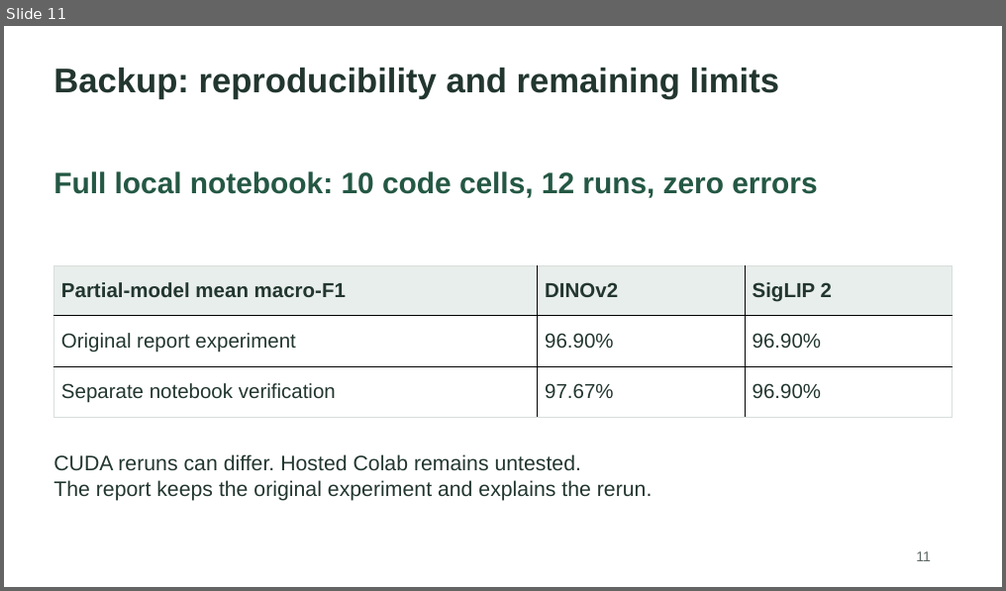
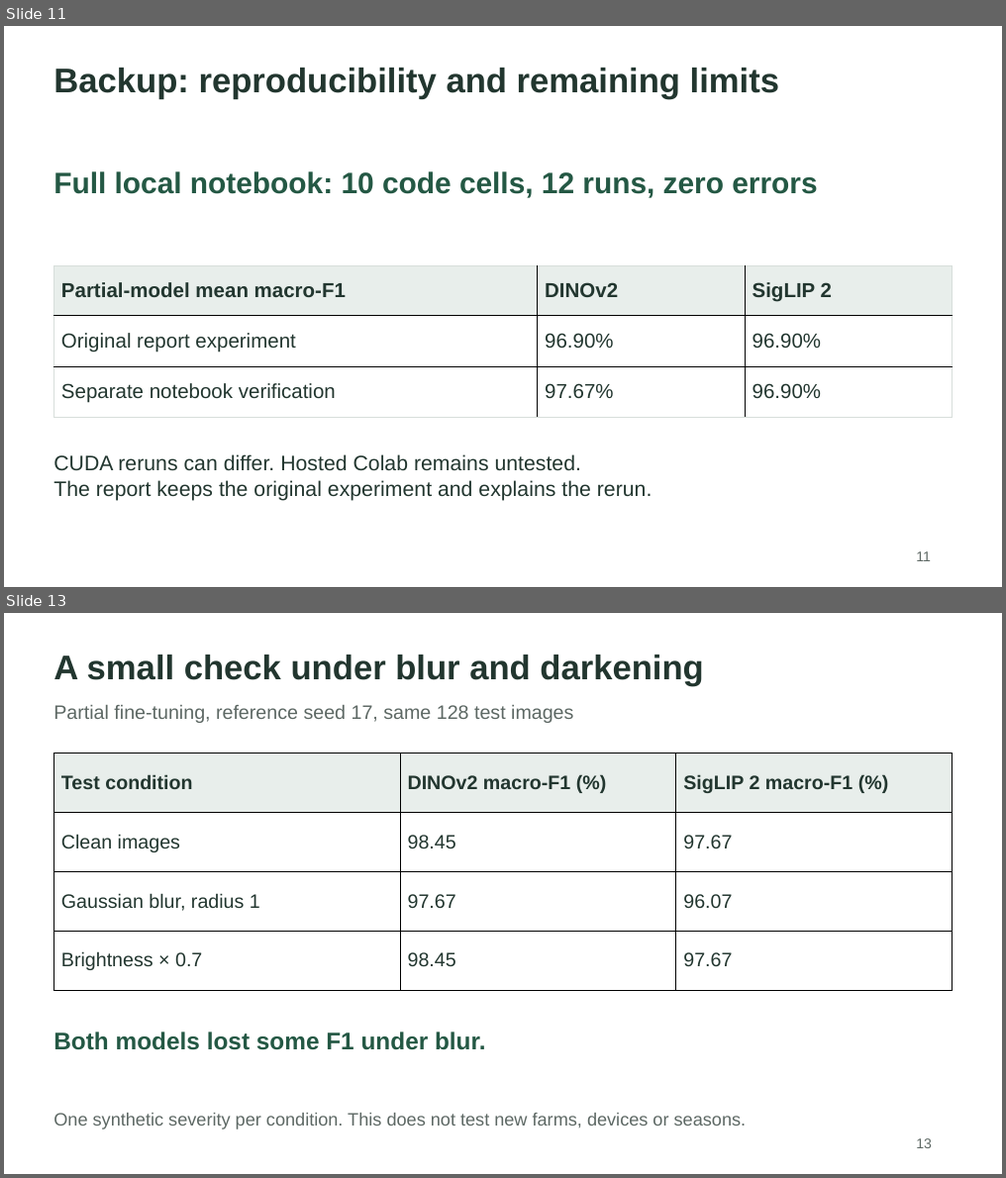
Before and after one commit to A1Prep/beans-vit-study-2026, a slide deck: report/presentation/bean_leaf_presentation.pptx. Shown one above the other, each under a label of ours: slide 11 before the commit, slides 11 and 13 after it; the slides between them are not shown. The pictures are 1006x591 and 1006x1178 pixels, drawn with LibreOffice and Linux fonts; fonts in the diff are those of the drawing. Boxes give left, top, right and bottom in pixels: in the first picture for what was removed or moved away, otherwise in the second. Text is boxed around its words. In the diff, an @@ line names an element or a change of style, - is before the commit and + after.

```diff
--- a/report/presentation/bean_leaf_presentation.pptx
+++ b/report/presentation/bean_leaf_presentation.pptx
@@ slide 13 added at bbox=[4, 613, 1002, 1174], background #FFFFFF @@
@@ text added at bbox=[54, 655, 703, 686], 33 pt, text #22362F, bold @@
+A small check under blur and darkening
@@ text added at bbox=[54, 705, 573, 723], 18.8 pt, text #5D6864 @@
+Partial fine-tuning, reference seed 17, same 128 test images
@@ table added at bbox=[54, 754, 952, 991], 4 rows, 3 columns @@
+Test condition | DINOv2 macro-F1 (%) | SigLIP 2 macro-F1 (%)
+Clean images | 98.45 | 97.67
+Gaussian blur, radius 1 | 97.67 | 96.07
+Brightness × 0.7 | 98.45 | 97.67
@@ text added at bbox=[54, 1032, 485, 1051], 23.2 pt, text #245844, bold @@
+Both models lost some F1 under blur.
@@ text added at bbox=[54, 1113, 746, 1130], 17.2 pt, text #5D6864 @@
+One synthetic severity per condition. This does not test new farms, devices or seasons.
@@ text added at bbox=[916, 1139, 932, 1149], 13.5 pt, text #5D6864 @@
+13
```
Also in this commit, not shown: 4 slides changed, 1 other slide added, 15 other files.
